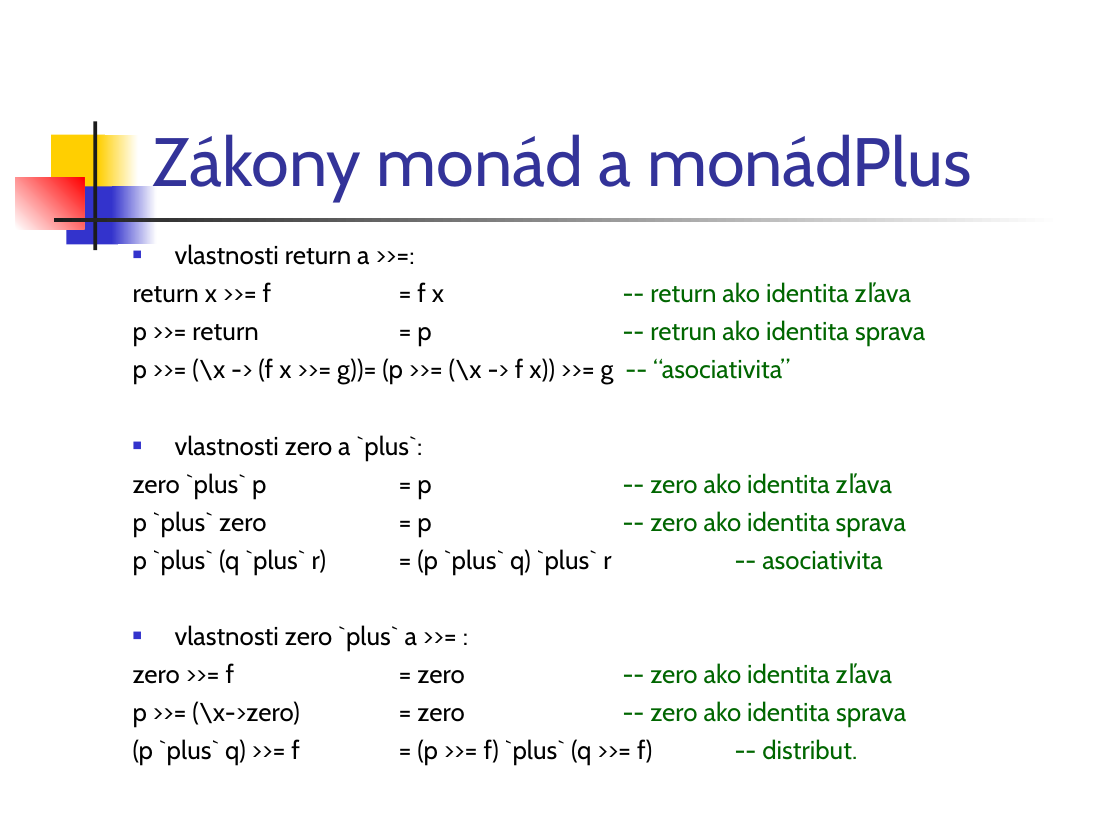
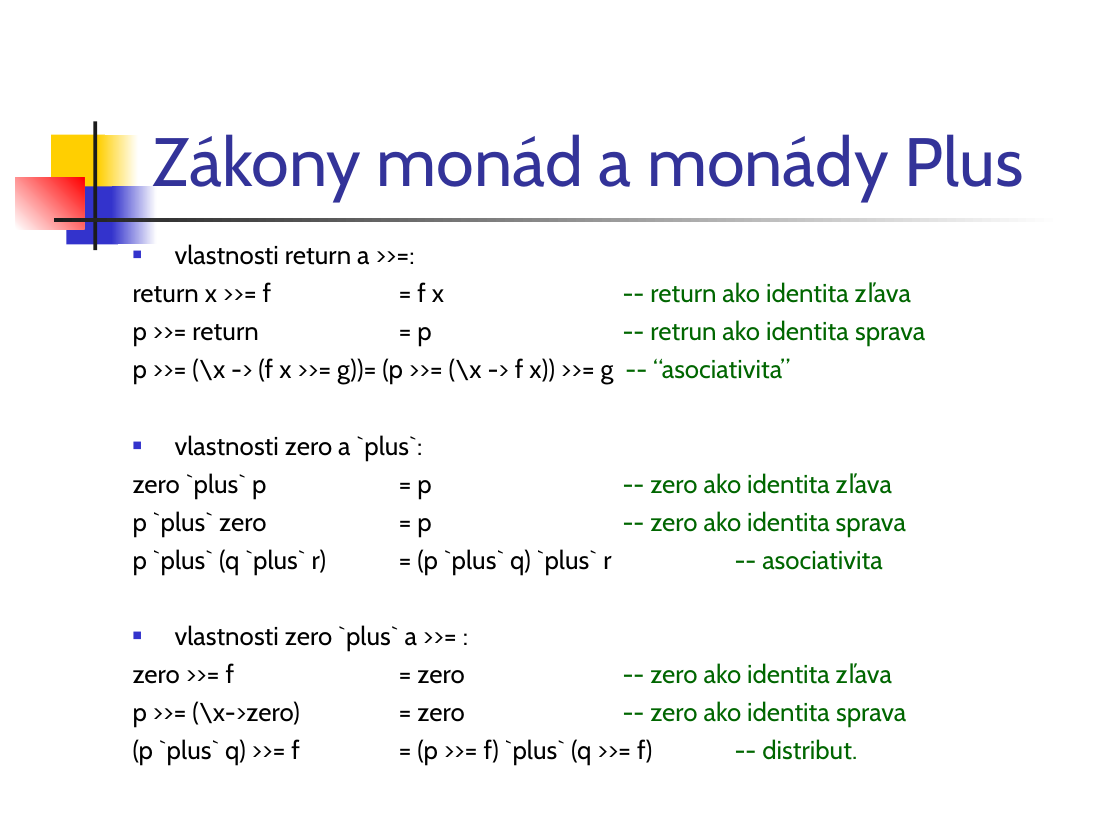
Before and after one commit to Funkcionalne/Prednasky, a slide deck: slide 6 of 12/12_fpro.ppt (slide 4 before the commit). Drawn at 1120x840 pixels with LibreOffice and Linux fonts; fonts in the diff are those of the drawing. Boxes give left, top, right and bottom in pixels: in the first picture for what was removed or moved away, otherwise in the second. Text is boxed around its words. In the diff, an @@ line names an element or a change of style, - is before the commit and + after.

```diff
--- a/12/12_fpro.ppt
+++ b/12/12_fpro.ppt
@@ title at (152,134,1023,201): text changed @@
-Zákony monád a monádPlus
+Zákony monád a monády Plus
```
Also in this commit, not shown: 11 other slides changed, 8 slides added, 9 other files.
